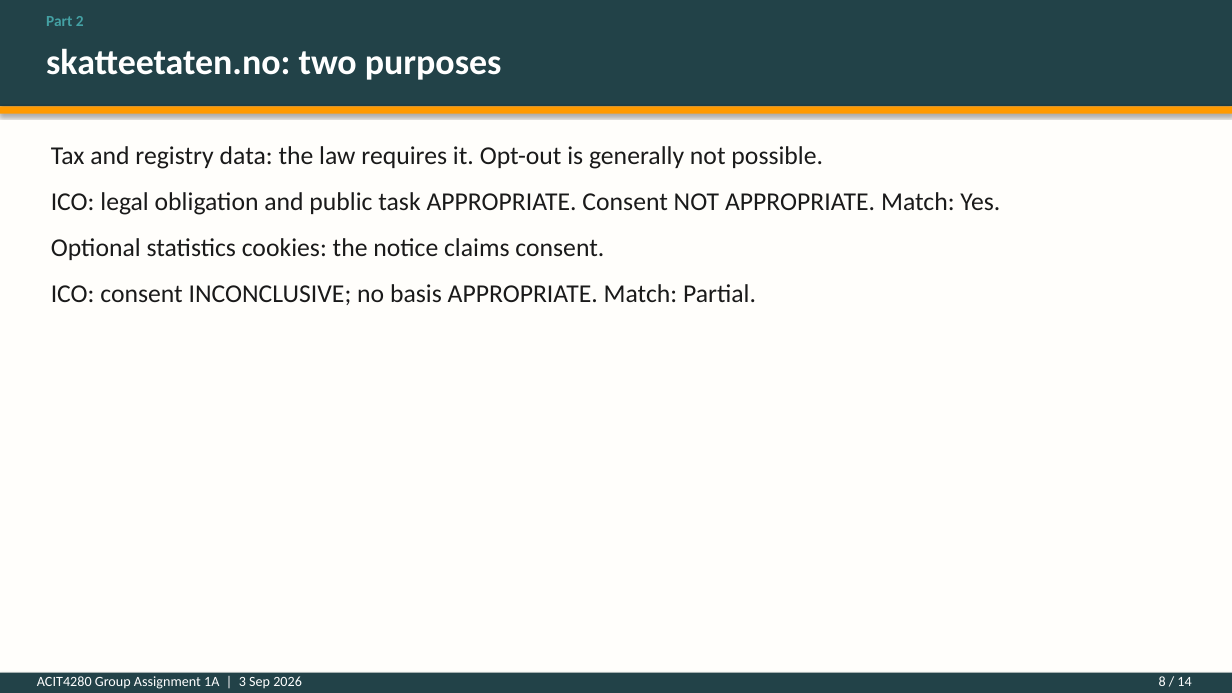
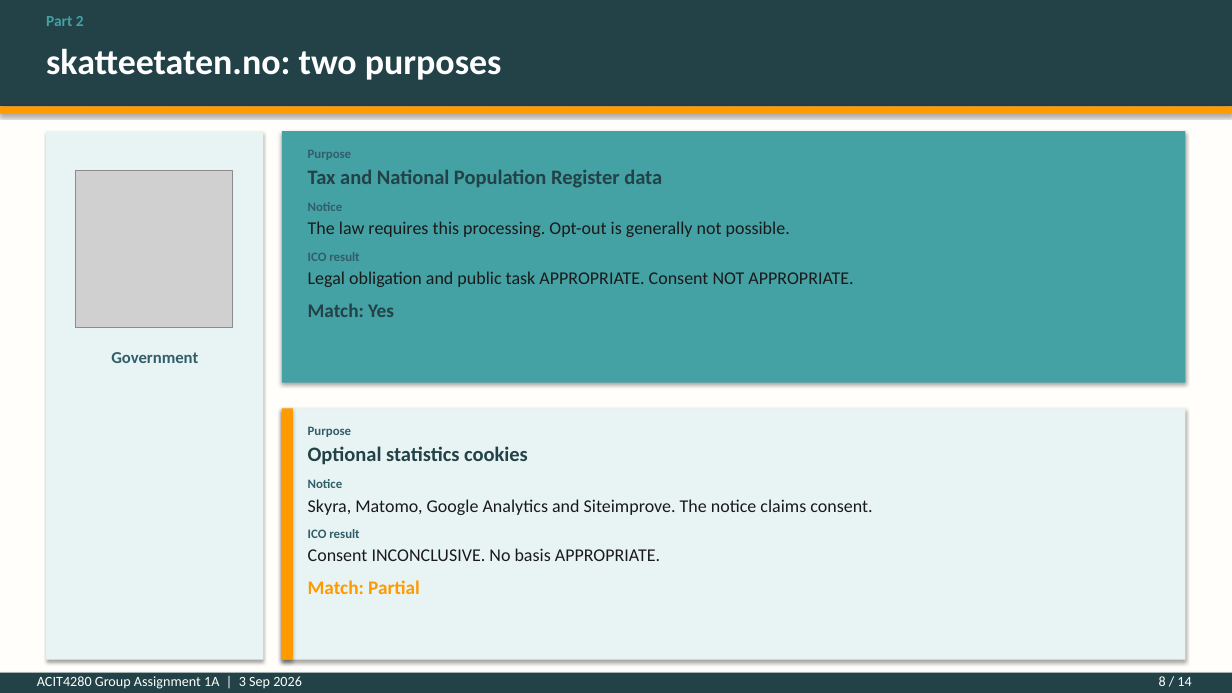
Before and after one commit to kasa031/Bacheloroppgave, a slide deck: slide 8 of ACIT4280_1A_presentation.pptx. Drawn at 1232x693 pixels with LibreOffice and Linux fonts; fonts in the diff are those of the drawing; grey boxes stand for pictures. Boxes give left, top, right and bottom in pixels: in the first picture for what was removed or moved away, otherwise in the second. Text is boxed around its words. In the diff, an @@ line names an element or a change of style, - is before the commit and + after.

```diff
--- a/ACIT4280_1A_presentation.pptx
+++ b/ACIT4280_1A_presentation.pptx
@@ rectangle added at bbox=[46, 131, 263, 660], fill #E8F4F4 @@
@@ rectangle added at bbox=[282, 131, 1186, 383], fill #44A1A4 @@
@@ picture added at bbox=[76, 171, 233, 328] @@
@@ text at bbox=[308, 150, 853, 317]: text changed; size 20 to 14 pt @@
-Tax and registry data: the law requires it. Opt-out is generally not possible.
-ICO: legal obligation and public task APPROPRIATE. Consent NOT APPROPRIATE. Match: Yes.
-Optional statistics cookies: the notice claims consent.
-ICO: consent INCONCLUSIVE; no basis APPROPRIATE. Match: Partial.
+Purpose
+Tax and National Population Register data
+Notice
+The law requires this processing. Opt-out is generally not possible.
+ICO result
+Legal obligation and public task APPROPRIATE. Consent NOT APPROPRIATE.
+Match: Yes
@@ text added at bbox=[111, 352, 198, 363], 13 pt, text #325E6A, bold @@
+Government
@@ rectangle added at bbox=[282, 409, 1186, 660], fill #E8F4F4 @@
@@ rectangle added at bbox=[282, 409, 293, 660], fill #FF9A00 @@
@@ text added at bbox=[308, 426, 872, 594], 14 pt, text #1A1A1A @@
+Purpose
+Optional statistics cookies
+Notice
+Skyra, Matomo, Google Analytics and Siteimprove. The notice claims consent.
+ICO result
+Consent INCONCLUSIVE. No basis APPROPRIATE.
+Match: Partial
```
Also in this commit, not shown: 4 other slides changed, 10 other files.
